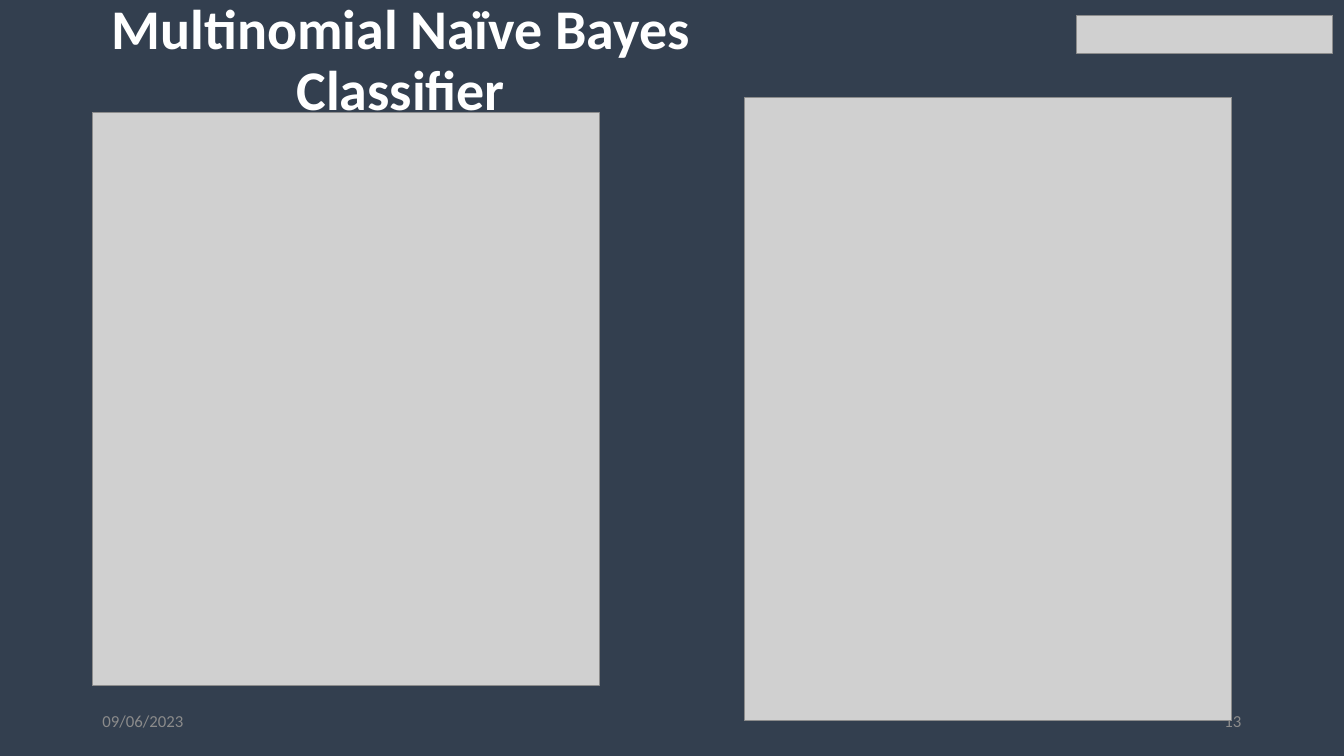
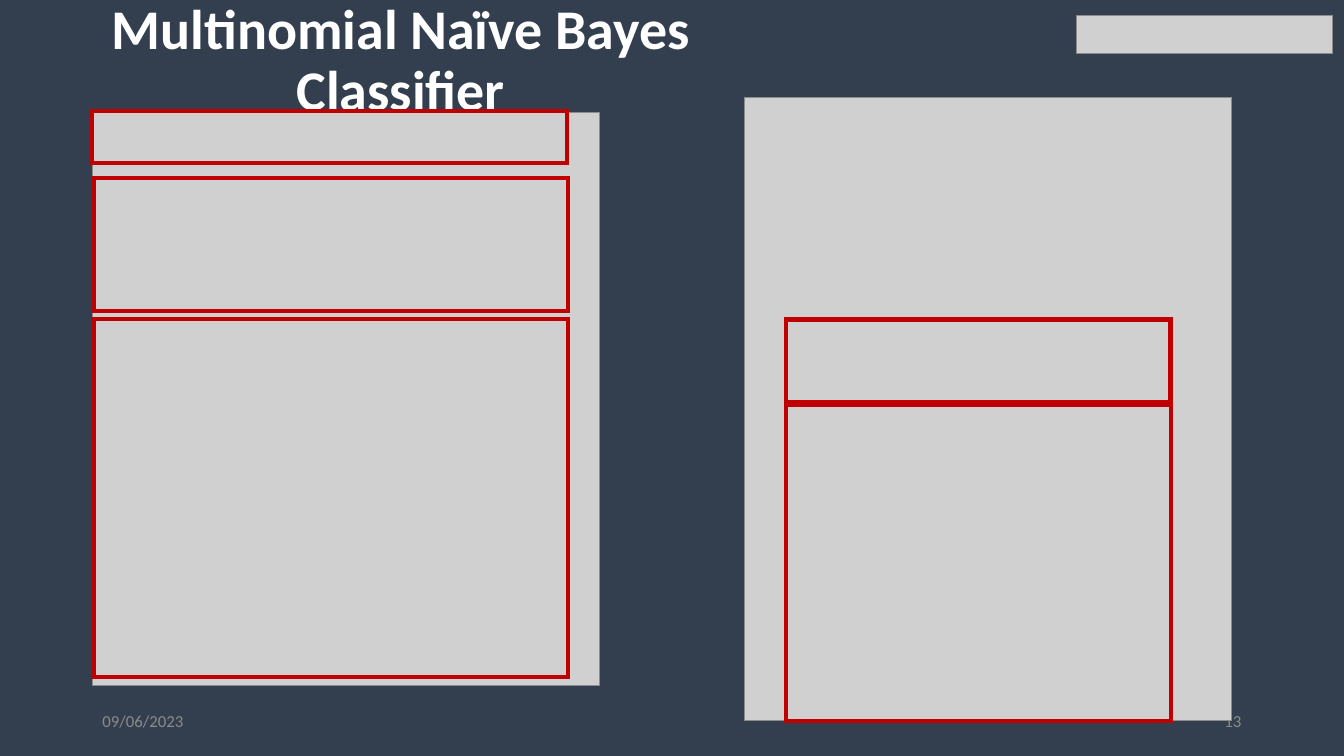
Before and after one commit to Stephaaniee/Machine-Learning, a slide deck: slide 13 of Submission Folder/NaiveBayes.pptx. Drawn at 1344x756 pixels with LibreOffice and Linux fonts; fonts in the diff are those of the drawing; grey boxes stand for pictures; background and template pictures are left out. Boxes give left, top, right and bottom in pixels: in the first picture for what was removed or moved away, otherwise in the second. Text is boxed around its words. In the diff, an @@ line names an element or a change of style, - is before the commit and + after.

```diff
--- a/Submission Folder/NaiveBayes.pptx
+++ b/Submission Folder/NaiveBayes.pptx
@@ rectangle added at [93,111,568,163], outline #C00000 3 pt @@
@@ rectangle added at [94,178,569,311], outline #C00000 3 pt @@
@@ rectangle added at [94,320,569,678], outline #C00000 3 pt @@
@@ rectangle added at [785,320,1171,402], outline #C00000 3 pt @@
@@ rectangle added at [786,405,1172,721], outline #C00000 3 pt @@
```
Also in this commit, not shown: 7 other slides changed, 1 slide added, 4 other files.
